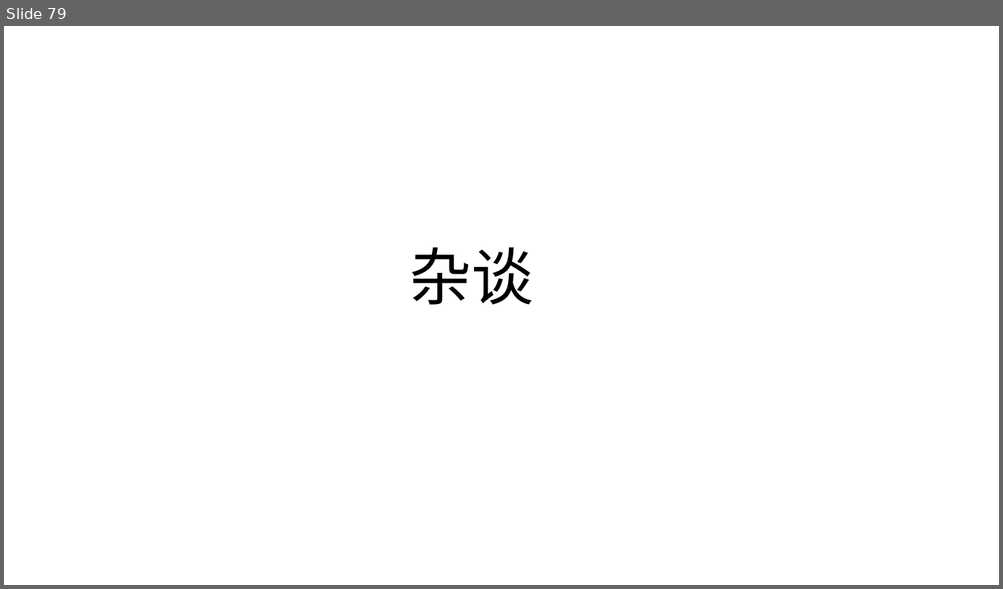
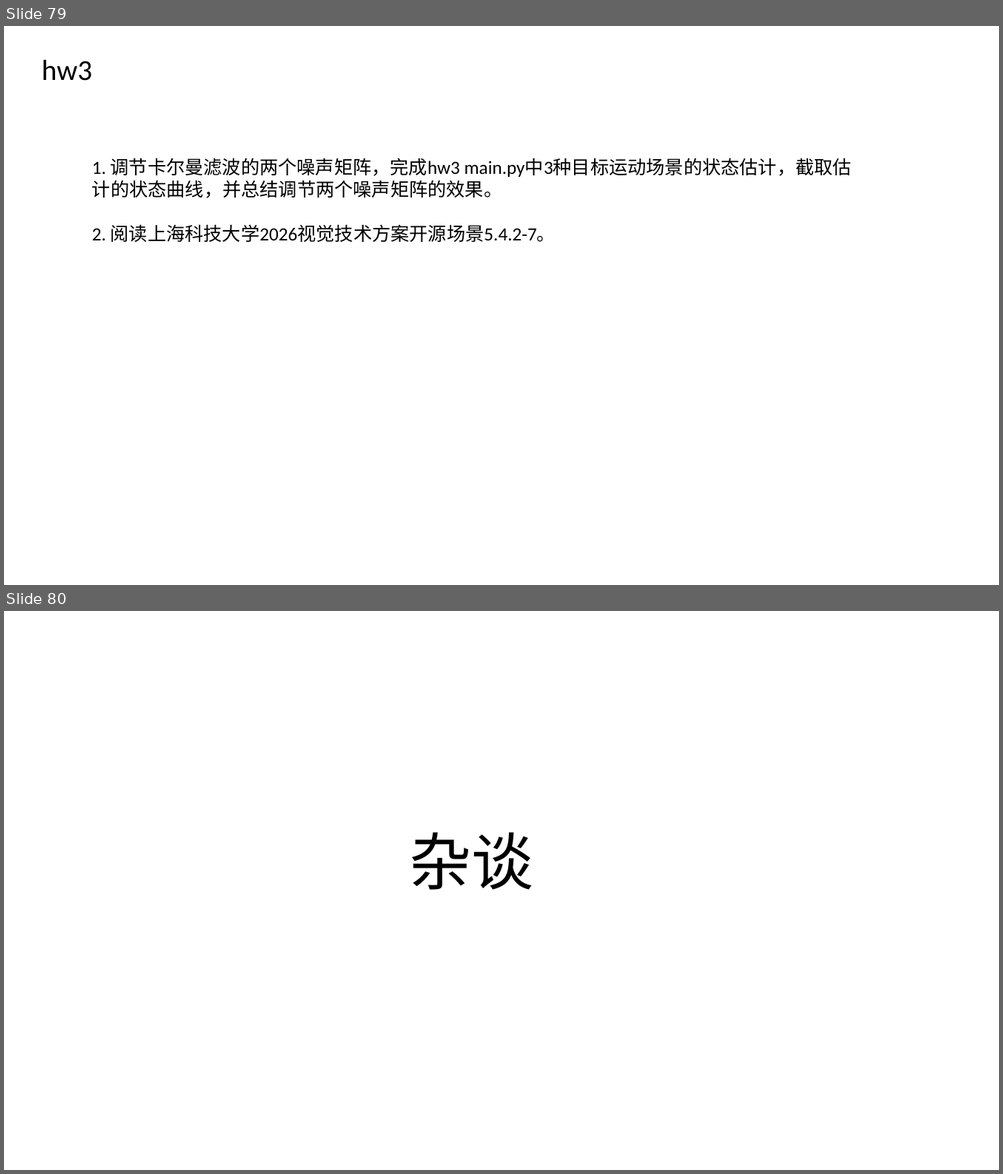
Before and after one commit to senvenstar/rm_cv_tutorial_2026, a slide deck: vision_tutorial.pptx. Shown one above the other, each under a label of ours: slide 79 before the commit, slides 79 and 80 after it. The pictures are 1003x589 and 1003x1174 pixels, drawn with LibreOffice and Linux fonts; fonts in the diff are those of the drawing. Boxes give left, top, right and bottom in pixels: in the first picture for what was removed or moved away, otherwise in the second. Text is boxed around its words. In the diff, an @@ line names an element or a change of style, - is before the commit and + after.

```diff
--- a/vision_tutorial.pptx
+++ b/vision_tutorial.pptx
@@ slide 79 added at [4, 26, 999, 585], background #FFFFFF @@
@@ text added at [42, 59, 92, 81], 28 pt, text #000000 @@
+hw3
@@ text added at [92, 158, 851, 242], 18 pt, text #000000 @@
+1. 调节卡尔曼滤波的两个噪声矩阵，完成hw3 main.py中3种目标运动场景的状态估计，截取估计的状态曲线，并总结调节两个噪声矩阵的效果。
+2. 阅读上海科技大学2026视觉技术方案开源场景5.4.2-7。
@@ what was slide 79 is now slide 80 @@
```
Also in this commit, not shown: 2 slides changed, 2 other slides added, 15 other files.
